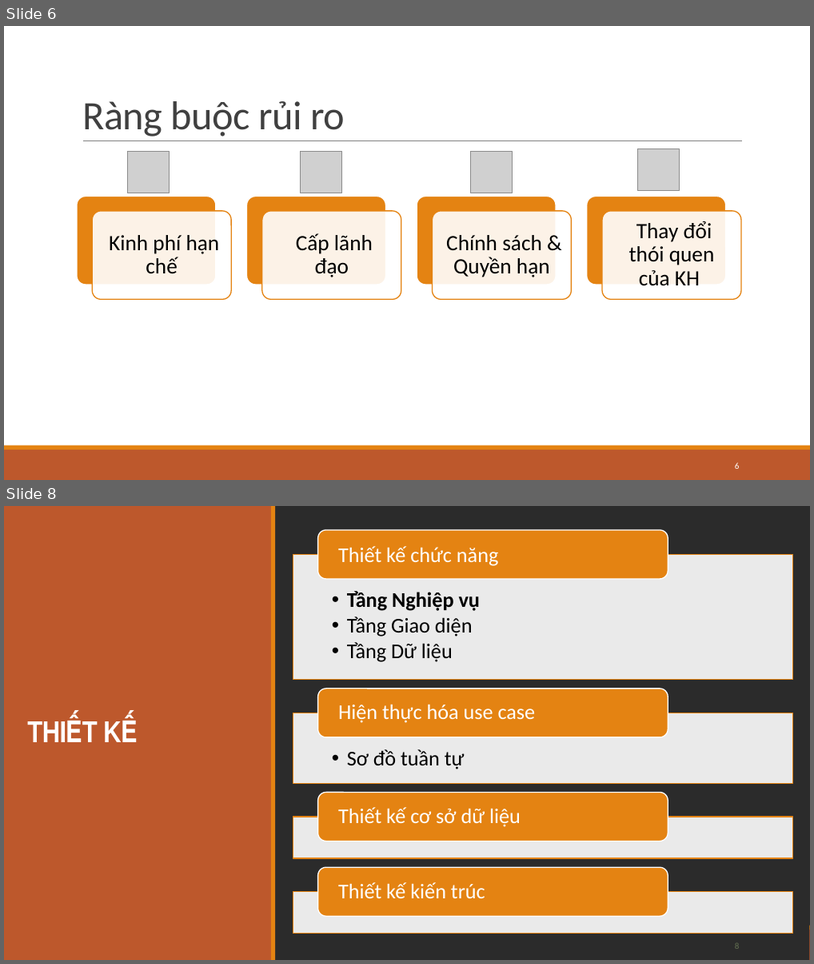
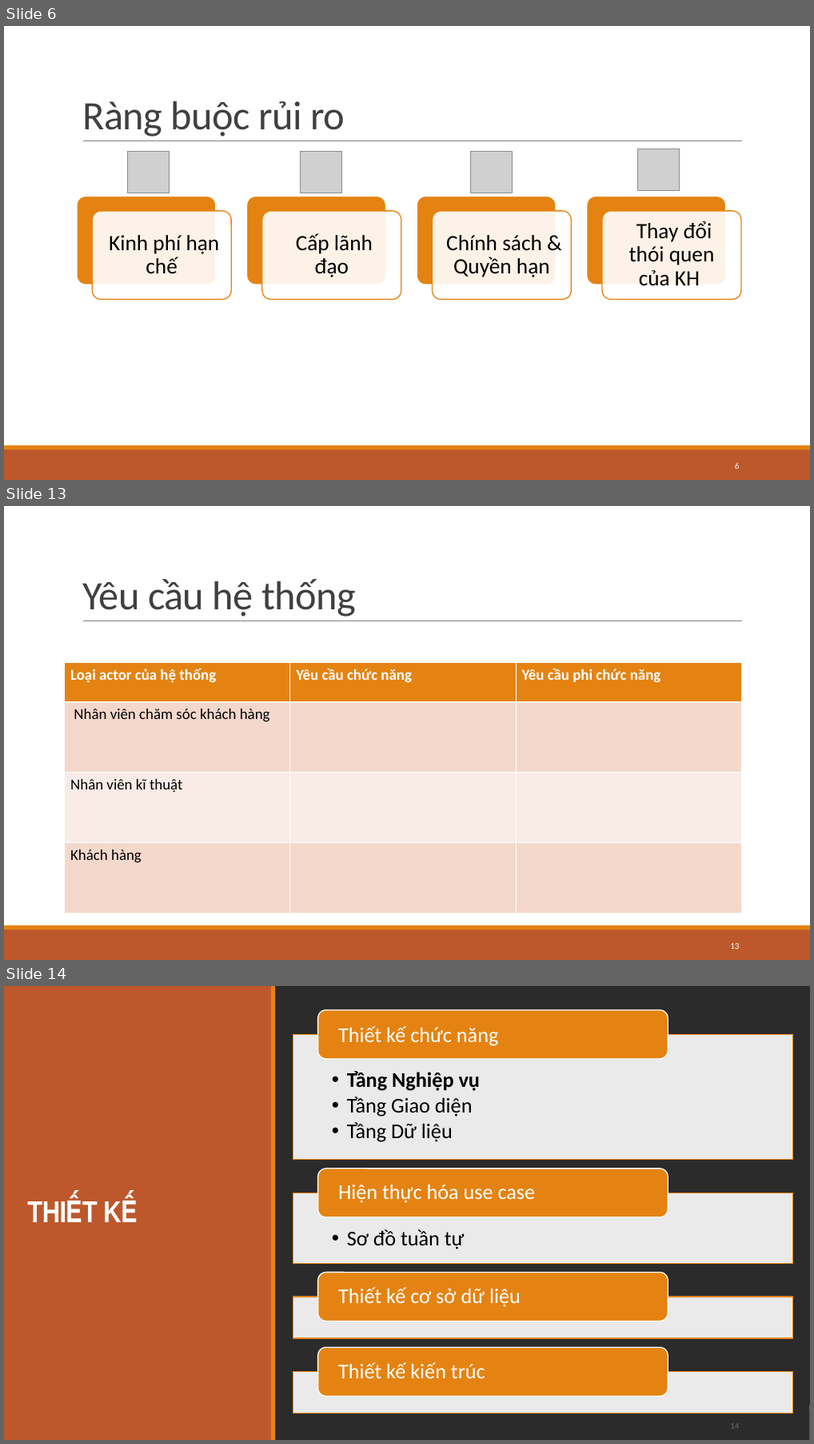
Before and after one commit to trandinhlam/master_2nd_semester, a slide deck: HoachDinhChienLuoc/DoAnHoachDinhChienLuoc.pptx. Shown one above the other, each under a label of ours: slides 6 and 8 before the commit, slides 6, 13 and 14 after it; the slides between them are not shown. The pictures are 814x964 and 814x1444 pixels, drawn with LibreOffice and Linux fonts; fonts in the diff are those of the drawing; grey boxes stand for pictures; background and template pictures are left out; a plain dark background stands for a picture behind light text. Boxes give left, top, right and bottom in pixels: in the first picture for what was removed or moved away, otherwise in the second. Text is boxed around its words. In the diff, an @@ line names an element or a change of style, - is before the commit and + after.

```diff
--- a/HoachDinhChienLuoc/DoAnHoachDinhChienLuoc.pptx
+++ b/HoachDinhChienLuoc/DoAnHoachDinhChienLuoc.pptx
@@ slide 13 added at [4, 506, 810, 960], background picture (left out); not listed: 3 template elements that a slide beside it also shows @@
@@ title added at [82, 579, 356, 616], 48 pt, text #404040 @@
+Yêu cầu hệ thống
@@ table added at [65, 663, 742, 913], 4 rows, 3 columns @@
+Loại actor của hệ thống | Yêu cầu chức năng | Yêu cầu phi chức năng
+Nhân viên chăm sóc khách hàng |  | 
+Nhân viên kĩ thuật |  | 
+Khách hàng |  | 
@@ page number added at [730, 943, 739, 948], 10.5 pt, text #FFFFFF @@
+13
@@ what was slide 8 is now slide 14 @@
@@ page number at [730, 1423, 739, 1428]: text changed @@
-8
+14
```
Also in this commit, not shown: 2 slides changed, 10 other slides added, 1 slide removed, 2 other files.
